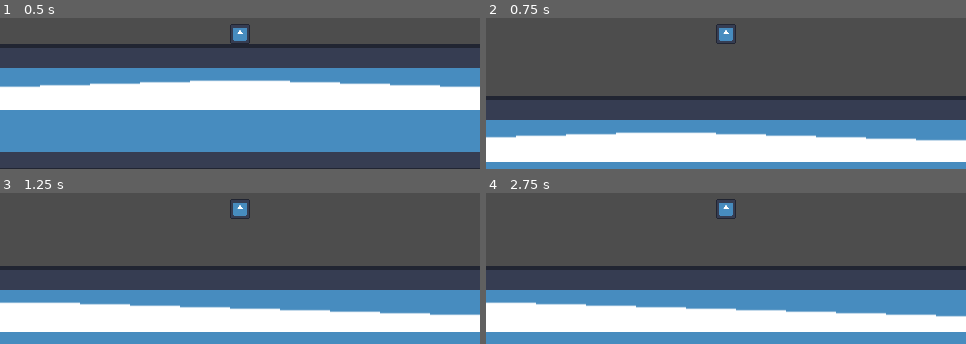
Above: before the commit, frames 1-4 (two rows, left to right).
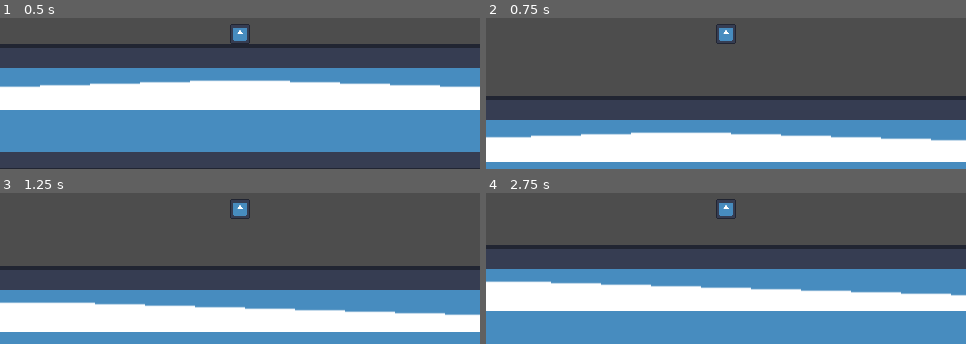
Above: after the commit, the same moments.

Repository: johnferrera29/mad_lab
Game: Godot game, scene res://scenes/main.tscn
Same seed, same stepped clock (60 frames per second), same inputs: the game is played once before the commit and once after it. The engine's default icon, where the game draws it, is replaced by a stand-in: a white triangle on a blue panel in a dark square.
Inputs:
- Up to frame 1 (0.5 s): no input
- Up to frame 2 (0.75 s): tap Enter at 0.5 s; hold D (move_right) from 0.53 s (still down); tap Space (jump) at 0.6 s
- Up to frame 3 (1.25 s): keep holding D (move_right); tap Space (jump) at 0.77, 1.07 s
- Up to frame 4 (2.75 s): tap Space (jump) at 1.35, 1.52, 1.82, 2.1 s; release D (move_right) at 2.03 s; hold A (move_left) from 2.03 s (still down)

Frame 1 is identical in both runs. In frame 2, 0.4% of the frame differs, in the area x 6-93%, y 75-82%; in frame 3, 0.4%; in frame 4, 44%, in the area x 0-100%, y 34-93%.

Commit message:
Add jump buffering

Diff:
--- a/scenes/characters/player/player.gd
+++ b/scenes/characters/player/player.gd
@@ -5,11 +5,13 @@
 @export_group("Movement")
 @export var movement_speed: float = 300.0
 @export var jump_force: float = 400.0
+## Jump buffering in seconds.
+@export_range(0.0, 1.0, 0.1) var jump_buffer: float = 0.1
 ## Max [member CharacterBody2D.velocity.y] the player can achieve while falling.
 @export var terminal_velocity: float = 500.0
-## Gravity multiplier when player is falling.
-## Only applied after jump force.
+## Gravity multiplier applied when player is falling.
 @export var gravity_multiplier: float = 1.0
+
 
 @onready var state_machine: StateMachine = $StateMachine as StateMachine
 @onready var player_idle_state: PlayerIdleState = $StateMachine/Idle as PlayerIdleState
--- a/scenes/characters/player/states/player_air_state.gd
+++ b/scenes/characters/player/states/player_air_state.gd
@@ -7,6 +7,9 @@
 @export var actor: Player
 @export var animator: AnimatedSprite2D
 
+var _jump_timer: float
+var _direction: float
+
 
 func state_enter(msg: Dictionary = {}) -> void:
 	if msg.has("jump"):
@@ -14,21 +17,30 @@
 		actor.move_and_slide()
 
 
+func state_handle_input(event: InputEvent) -> void:
+	_direction = Input.get_axis("move_left", "move_right")
+
+	if Input.is_action_just_pressed("jump"):
+		_jump_timer = actor.jump_buffer
+
+
 func state_physics_process(delta: float) -> void:
-	var direction: float = Input.get_axis("move_left", "move_right")
-	if not is_zero_approx(direction):
-		run(direction, actor.movement_speed)
+	if not is_zero_approx(_direction):
+		run(_direction, actor.movement_speed)
 	else:
 		decelerate(actor.movement_speed)
 
 	if not actor.is_on_floor():
 		apply_gravity(delta, actor.gravity, actor.gravity_multiplier, actor.terminal_velocity)
 	else:
-		# When player is grounded transition to either idle or run states.
-		if is_zero_approx(actor.velocity.x):
-			actor_idle.emit()
-		else:
-			actor_ran.emit()
+		check_for_buffered_jump(delta, actor.jump_force)
+
+		if is_zero_approx(actor.velocity.y):
+			# When player is grounded transition to either idle or run states.
+			if is_zero_approx(actor.velocity.x):
+				actor_idle.emit()
+			else:
+				actor_ran.emit()
 
 	actor.move_and_slide()
 
@@ -48,7 +60,19 @@
 
 ## Add an upwards force to the actor.
 func jump(force: float) -> void:
-	actor.velocity.y = -actor.jump_force
+	actor.velocity.y = -force
+
+
+## Checks for a buffered jump and executes [method jump] with a [param force].
+func check_for_buffered_jump(delta: float, force: float) -> bool:
+	_jump_timer -= delta
+
+	if _jump_timer > 0.0:
+		_jump_timer = 0.0
+		jump(force)
+		return true
+
+	return false
 
 
 ## Move the actor horizontally to the specified [param direction] at a particular [param speed].
